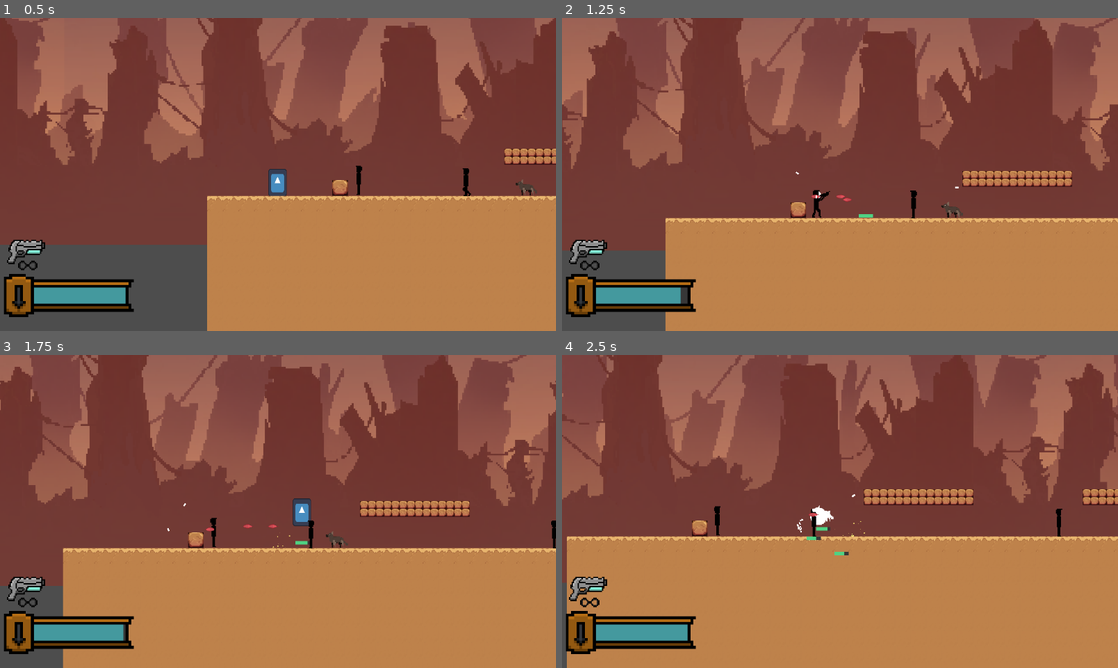
Above: before the commit, frames 1-4 (two rows, left to right).
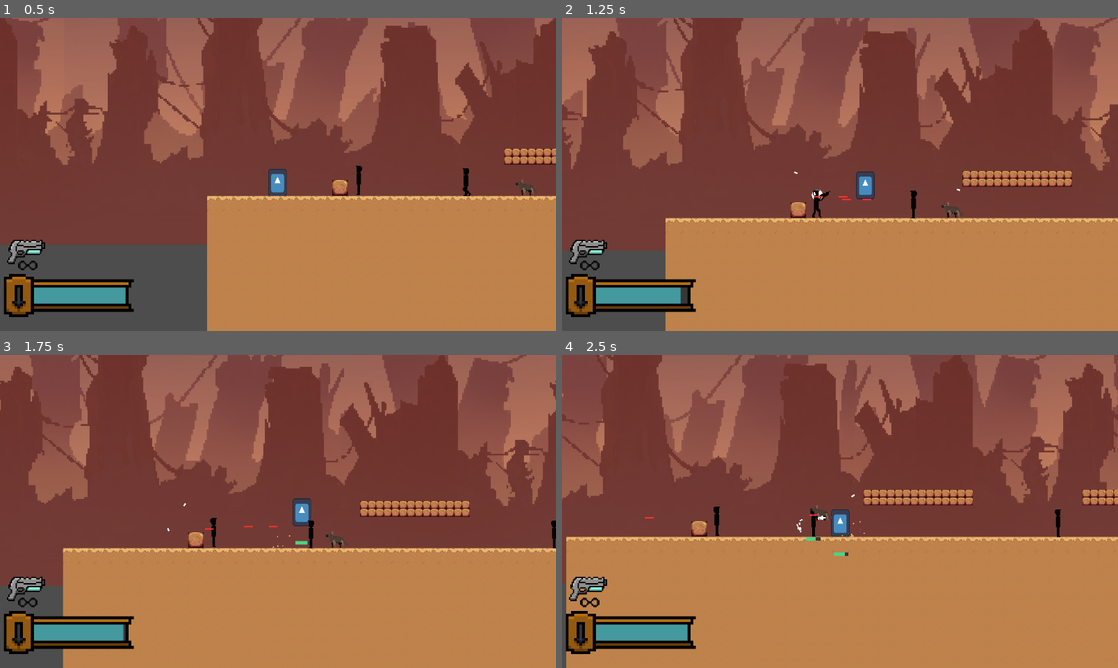
Above: after the commit, the same moments.

Repository: dzfrias/gladiator
Game: Godot game, scene res://scenes/level_playtest.tscn
The game is run twice, just before and just after one commit, with the same random seed, the same clock (stepped at 60 frames per second) and the same inputs. This scene is started directly instead of the project's main scene. The engine's default icon, where the game draws it, is replaced by a stand-in: a white triangle on a blue panel in a dark square. Sound files missing from this copy of the repository are replaced by a short silence.
Inputs (mouse positions are in pixels of both pictures, inside the frame that each line leads up to):
- Up to frame 1 (0.5 s): no input
- Up to frame 2 (1.25 s): move the mouse to (962, 158) at 0.52 s; hold D (right) from 0.53 s (still down); hold S (burrow) from 0.53 s (still down); tap Space (jump) at 0.77, 1.07 s
- Up to frame 3 (1.75 s): keep holding D (right); move the mouse to (166, 527) at 1.27 s; release S (burrow) at 1.28 s; tap Shift (fallthrough) at 1.35 s; tap Space (jump) at 1.52 s
- Up to frame 4 (2.5 s): tap Space (jump) at 1.82 s; move the mouse to (895, 442) at 2.02 s; release D (right) at 2.03 s; press the mouse at (895, 442) at 2.03 s; hold A (left) from 2.03 s (still down)

Frame 1 is identical in both runs. In frame 2, 0.4% of the frame differs, in the area x 41-72%, y 48-64%; in frame 3, less than 0.1%; in frame 4, 1.9%, in the area x 0-100%, y 0-100%.

Commit message:
Improve shooter projectile

Diff:
--- a/scenes/shooter_projectile.tscn
+++ b/scenes/shooter_projectile.tscn
@@ -1,9 +1,16 @@
-[gd_scene load_steps=4 format=3 uid="uid://b1ft1sjche2hl"]
+[gd_scene load_steps=5 format=3 uid="uid://b1ft1sjche2hl"]
 
 [ext_resource type="Script" path="res://scripts/horizontal_projectile.gd" id="1_q7bol"]
-[ext_resource type="Texture2D" uid="uid://dcnoa66xsnn8v" path="res://assets/Art/enemy_laser.png" id="2_lgt62"]
 
-[sub_resource type="CircleShape2D" id="CircleShape2D_f5hw0"]
+[sub_resource type="Gradient" id="Gradient_u5ani"]
+offsets = PackedFloat32Array(0)
+colors = PackedColorArray(1, 0.19, 0.19, 1)
+
+[sub_resource type="GradientTexture2D" id="GradientTexture2D_nowkg"]
+gradient = SubResource("Gradient_u5ani")
+
+[sub_resource type="RectangleShape2D" id="RectangleShape2D_hg24q"]
+size = Vector2(20, 4)
 
 [node name="ShooterProjectile" type="StaticBody2D"]
 collision_layer = 0
@@ -13,8 +20,9 @@
 damage = 3.0
 
 [node name="Sprite2D" type="Sprite2D" parent="."]
-scale = Vector2(0.879, 0.879)
-texture = ExtResource("2_lgt62")
+position = Vector2(3.57628e-07, 0)
+scale = Vector2(0.3125, 0.046875)
+texture = SubResource("GradientTexture2D_nowkg")
 
 [node name="CollisionShape2D" type="CollisionShape2D" parent="."]
-shape = SubResource("CircleShape2D_f5hw0")
+shape = SubResource("RectangleShape2D_hg24q")
